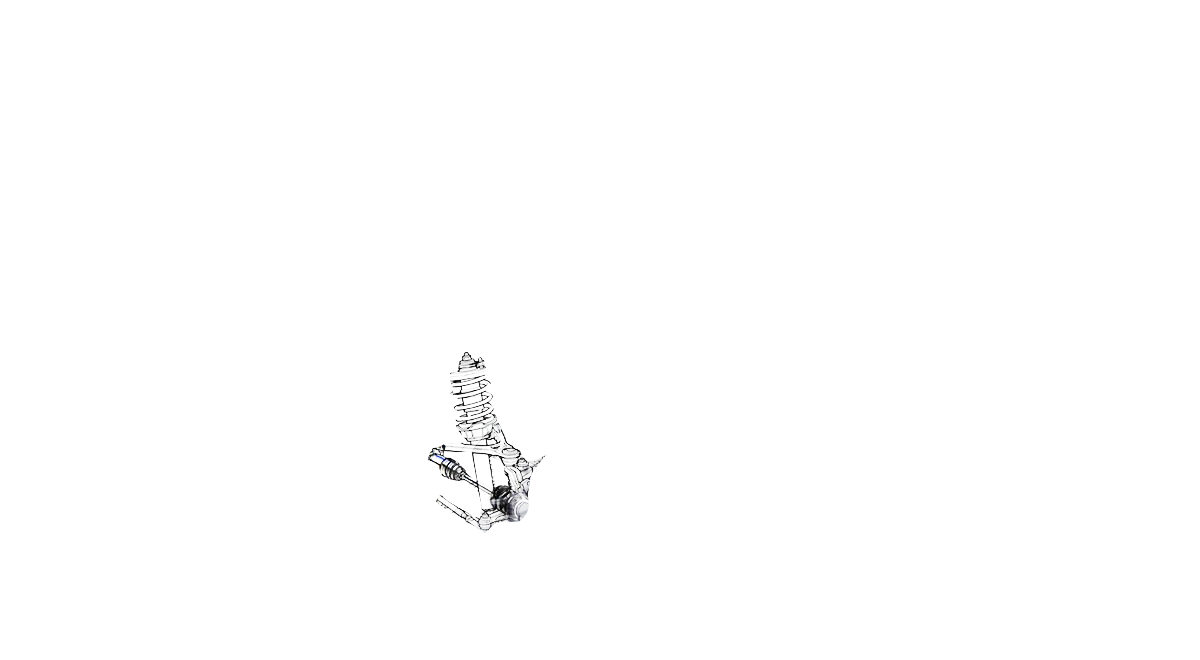
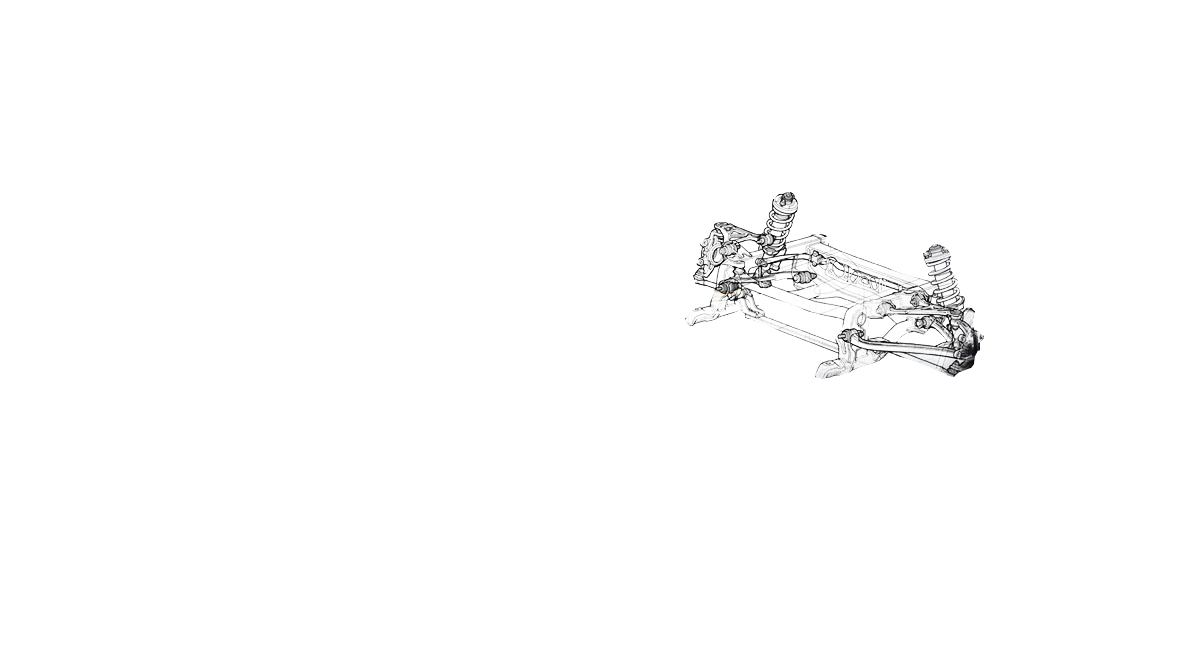
Two versions of the same layered image (1200 x 660). Layer-by-layer changes:
hid "Layer 3" over (x1=427, y1=351, x2=547, y2=533)
added layer "Layer 4" above "Layer 0" over (x1=685, y1=192, x2=984, y2=379)
